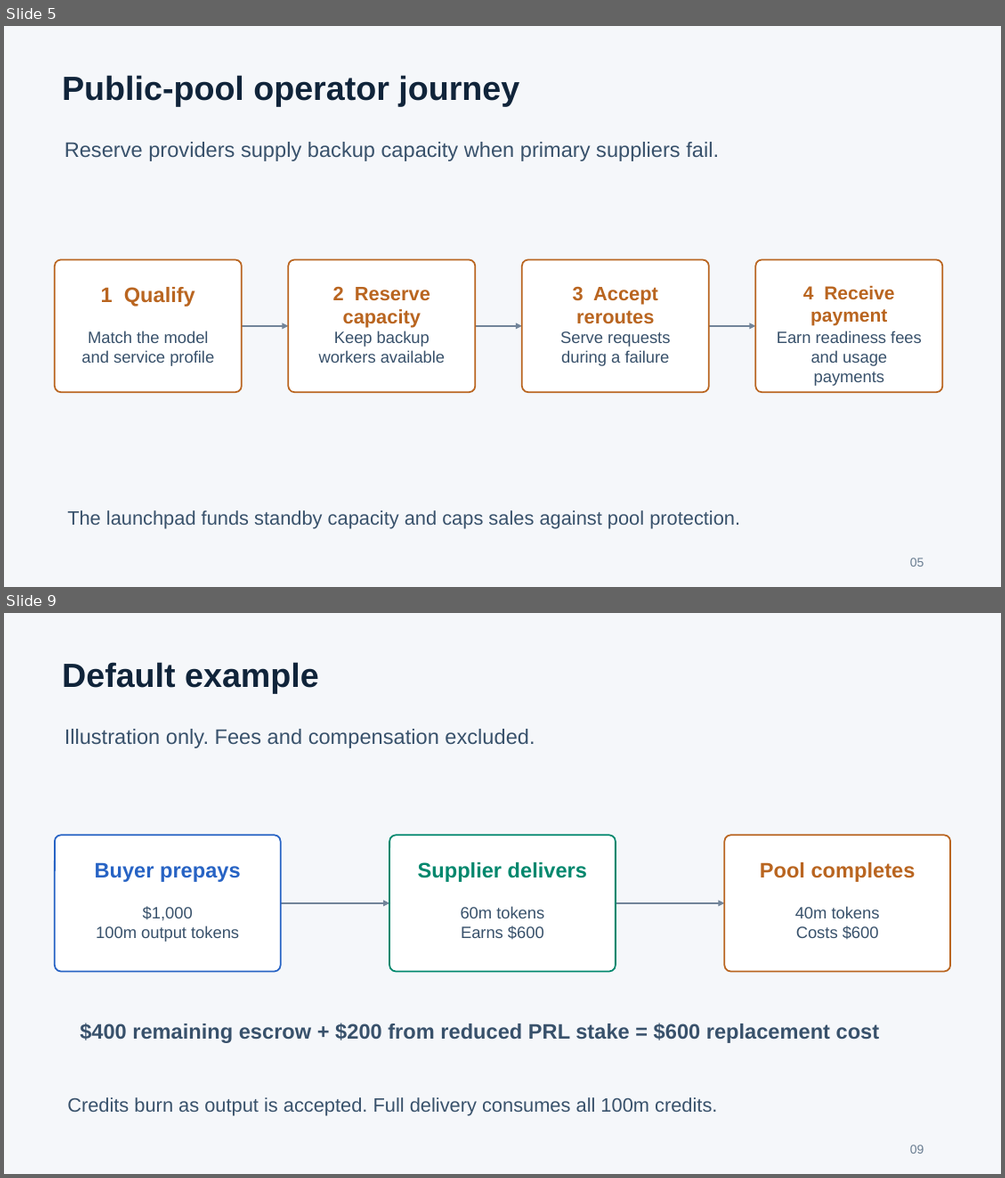
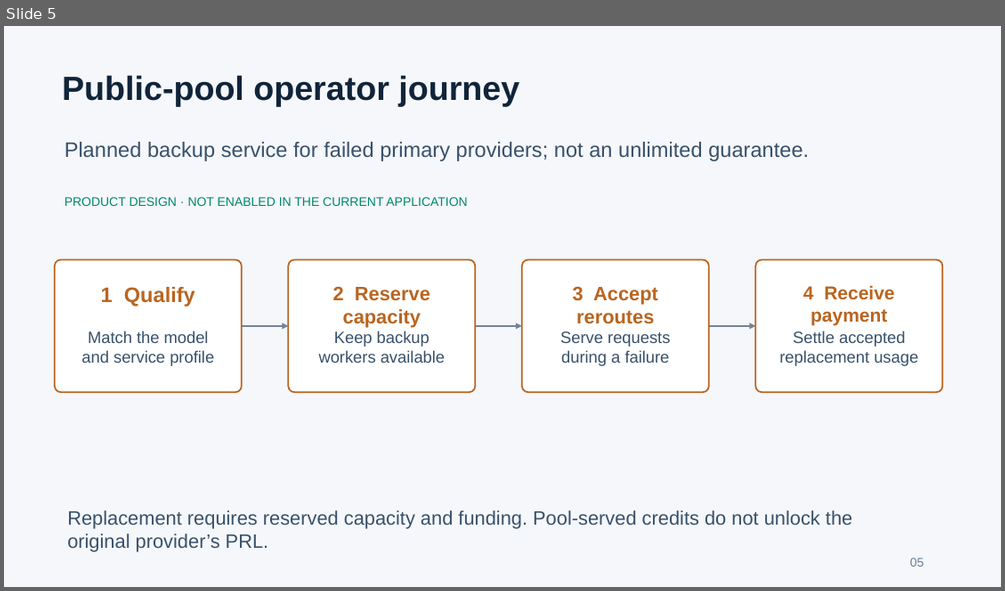
Before and after one commit to xgaozoyoe/cc-launchpad-router, a slide deck: apps/launchpad/public/whitepaper/ai-computing-credit-launchpad.pptx. Shown one above the other, each under a label of ours: slides 5 and 9 before the commit, slide 5 after it; the slides between them are not shown. The pictures are 1005x1178 and 1005x591 pixels, drawn with LibreOffice and Linux fonts; fonts in the diff are those of the drawing. Boxes give left, top, right and bottom in pixels: in the first picture for what was removed or moved away, otherwise in the second. Text is boxed around its words. In the diff, an @@ line names an element or a change of style, - is before the commit and + after.

```diff
--- a/apps/launchpad/public/whitepaper/ai-computing-credit-launchpad.pptx
+++ b/apps/launchpad/public/whitepaper/ai-computing-credit-launchpad.pptx
@@ slide 9 removed at box(4, 613, 1001, 1174), background #F5F7FA @@
@@ text removed at box(62, 662, 319, 694) @@
-Default example
@@ text removed at box(65, 729, 534, 748) @@
-Illustration only. Fees and compensation excluded.
@@ rounded rectangle removed at box(55, 835, 281, 971) @@
@@ rounded rectangle removed at box(390, 835, 615, 971) @@
@@ rounded rectangle removed at box(725, 835, 951, 971) @@
@@ text removed at box(95, 862, 241, 882) @@
-Buyer prepays
@@ text removed at box(418, 862, 587, 882) @@
-Supplier delivers
@@ text removed at box(760, 862, 915, 882) @@
-Pool completes
@@ text removed at box(96, 906, 239, 941) @@
-$1,000
-100m output tokens
@@ arrow removed from (281, 903) to (390, 903) @@
@@ text removed at box(461, 906, 544, 939) @@
-60m tokens
-Earns $600
@@ arrow removed from (615, 903) to (725, 903) @@
@@ text removed at box(795, 906, 880, 939) @@
-40m tokens
-Costs $600
@@ text removed at box(80, 1022, 880, 1043) @@
-$400 remaining escrow + $200 from reduced PRL stake = $600 replacement cost
@@ text removed at box(67, 1097, 717, 1116) @@
-Credits burn as output is accepted. Full delivery consumes all 100m credits.
@@ text removed at box(910, 1144, 924, 1153) @@
-09
@@ slide 5 changed as well @@
@@ text at box(65, 142, 809, 161): text changed @@
-Reserve providers supply backup capacity when primary suppliers fail.
+Planned backup service for failed primary providers; not an unlimited guarantee.
@@ text added at box(65, 197, 467, 206), 12 pt, text #00876D @@
+PRODUCT DESIGN · NOT ENABLED IN THE CURRENT APPLICATION
@@ text at box(779, 330, 918, 366): text changed @@
-Earn readiness fees
-and usage payments
+Settle accepted
+replacement usage
@@ text at box(67, 510, 852, 552): text changed @@
-The launchpad funds standby capacity and caps sales against pool protection.
+Replacement requires reserved capacity and funding. Pool-served credits do not unlock the original provider’s PRL.
```
Also in this commit, not shown: 7 other slides changed, 2 slides added, 1 other slide removed, 1 other file.
